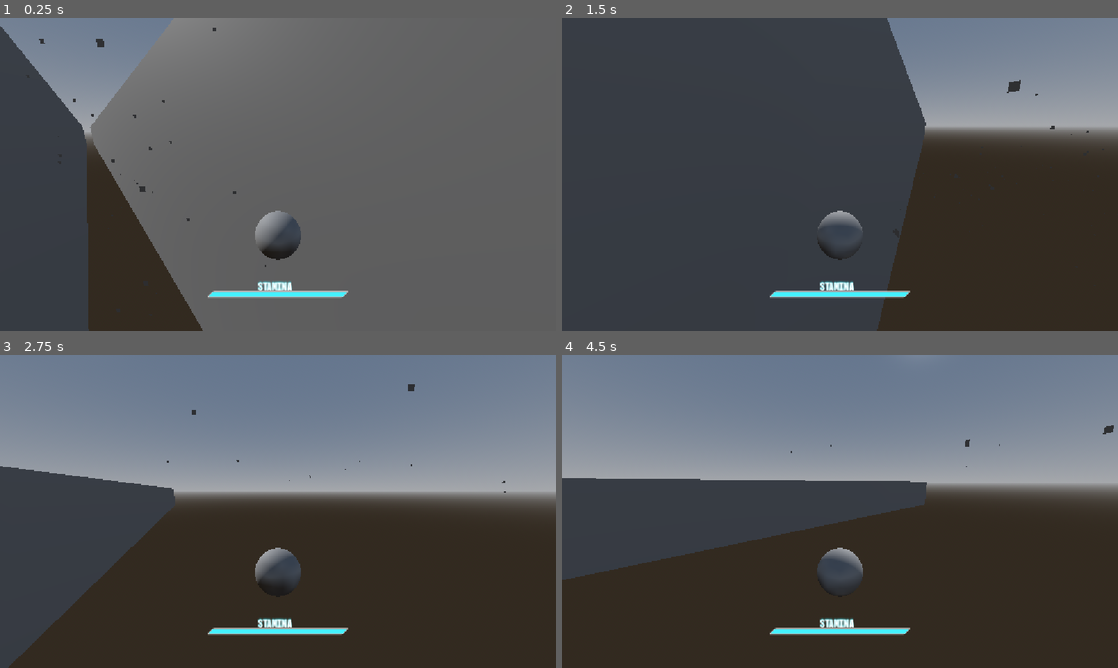
Above: before the commit, frames 1-4 (two rows, left to right).
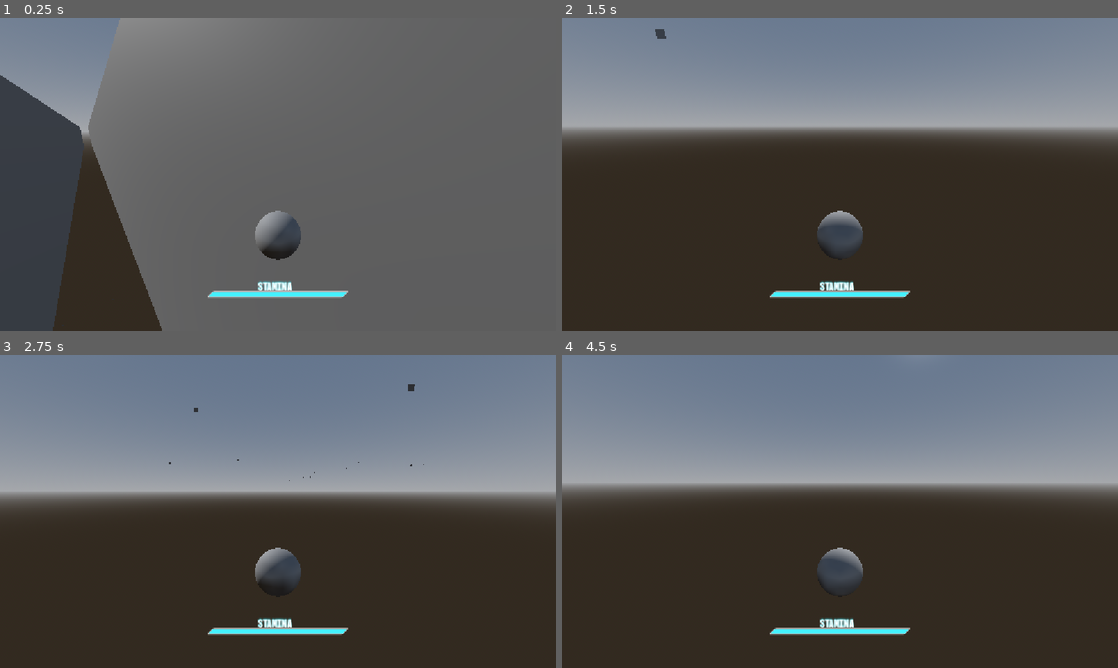
Above: after the commit, the same moments.

Repository: PortalGolem/havenIE2026GameJam
Game: Godot game, scene res://Scenes/andrew_test.tscn
Same seed, same stepped clock (60 frames per second), same inputs: the game is played once before the commit and once after it. This scene is started directly instead of the project's main scene.
Inputs (mouse positions are in pixels of both pictures, inside the frame that each line leads up to):
- Up to frame 1 (0.25 s): no input
- Up to frame 2 (1.5 s): move the mouse to (867, 174) at 0.52 s; press the mouse at (867, 174) at 0.53 s; hold W (Forward) from 0.53 s (still down); tap Space (Jump) at 0.77 s; move the mouse to (812, 174) at 1.27 s; release the mouse at (812, 174) at 1.28 s; click (812, 174) at 1.35 s
- Up to frame 3 (2.75 s): keep holding W (Forward); tap Space (Jump) at 1.52 s; move the mouse to (289, 505) at 2.02 s; hold Shift (Dash) from 2.03 s (still down); click (289, 505) at 2.3 s
- Up to frame 4 (4.5 s): keep holding W (Forward); move the mouse to (834, 517) at 2.77 s; release Shift (Dash) at 2.78 s; click (834, 517) at 2.85 s; tap Space (Jump) at 3.02, 3.77 s; move the mouse to (878, 514) at 3.52 s; press the mouse at (878, 514) at 3.53 s; move the mouse to (795, 508) at 4.27 s; release the mouse at (795, 508) at 4.28 s; tap Shift (Dash) at 4.35 s

The runs differ from the first frame. In frame 1, 6.7% of the frame differs, in the area x 0-48%, y 0-100%; in frame 2, 58%, in the area x 0-95%, y 0-100%; in frame 3, 10%; in frame 4, 11%.

Commit message:
Added velocity interupt

Diff:
--- a/Player/PlayerController.gd
+++ b/Player/PlayerController.gd
@@ -143,13 +143,13 @@
 		velocity.x = 0
 		velocity.y -= wallGravity * delta
 		velocity.move_toward(Vector3.ZERO, wallDrag * delta)
-
 		position += Vector3(velocity.x, velocity.y, -velocity.z) * delta
 		if (wallNormal.x > 0):
 			position.x = wallX - wallDistance
 		else:
 			position.x = wallX + wallDistance
 		if jumped:
+			velocity.y = 0
 			if (wallNormal.x > 0):
 				velocity += jumpVector
 			else:
@@ -190,6 +190,9 @@
 		dash_timer -= delta
 		position += dashDirection * DashSpeed * delta
 	else:
+		velocity.y = 0
+		velocity.x = 0
+		velocity += jumpVector.rotated(Vector3.UP, rotation.y)
 		dashing = false
 
 
@@ -209,16 +212,14 @@
 		var slow_speed = 0.01
 		var slow_max = 0.2
 
-		#Game_Speed -= slow_speed * delta
-		#Game_Speed = clamp(Game_Speed, 1 - slow_max, 1)
+		Game_Speed -= slow_speed * delta
+		Game_Speed = clamp(Game_Speed, 1 - slow_max, 1)
 
 		#camera FOV tween
-		#Camera_FOV += (Camera_FOV * zoom_in_speed)
-		#Camera_FOV = clamp(Camera_FOV, zoom_in_max, 1000)
+		Camera_FOV += (Camera_FOV * zoom_in_speed)
+		Camera_FOV = clamp(Camera_FOV, zoom_in_max, 1000)
 
 		#FIND THE ENEMY WE ARE LOOKING AT AND STORE IT.
-
-
 
 	#reset to and launch
 	if finishedAttack == true:
@@ -240,3 +241,9 @@
 	wallCollision = true
 func _playerEnterFloorCollider(floor:Node3D):
 	pass
+
+func findByClass(node: Node, className : String, result : Array) -> void:
+	if node.is_class(className) :
+		result.push_back(node)
+	for child in node.get_children():
+		findByClass(child, className, result)
